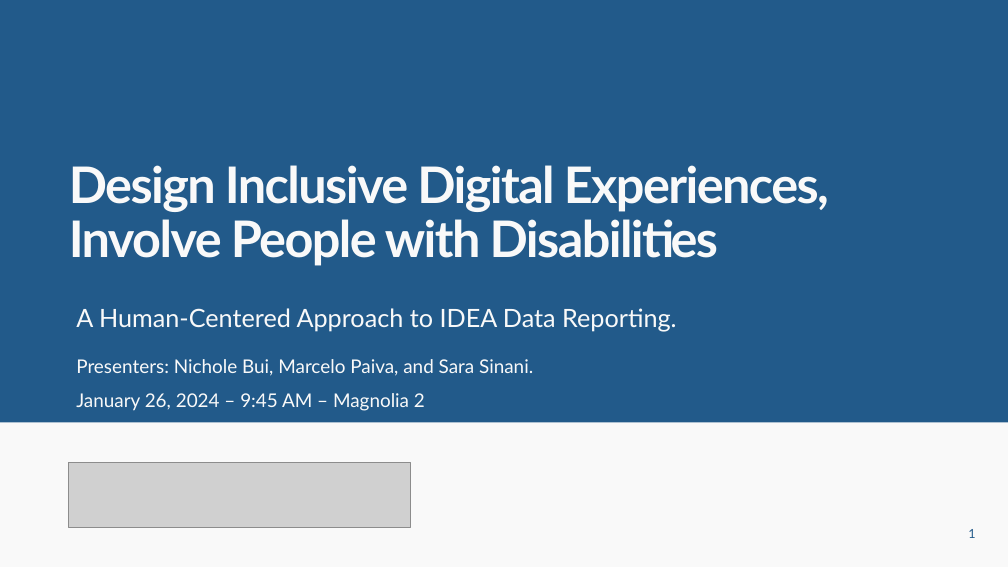
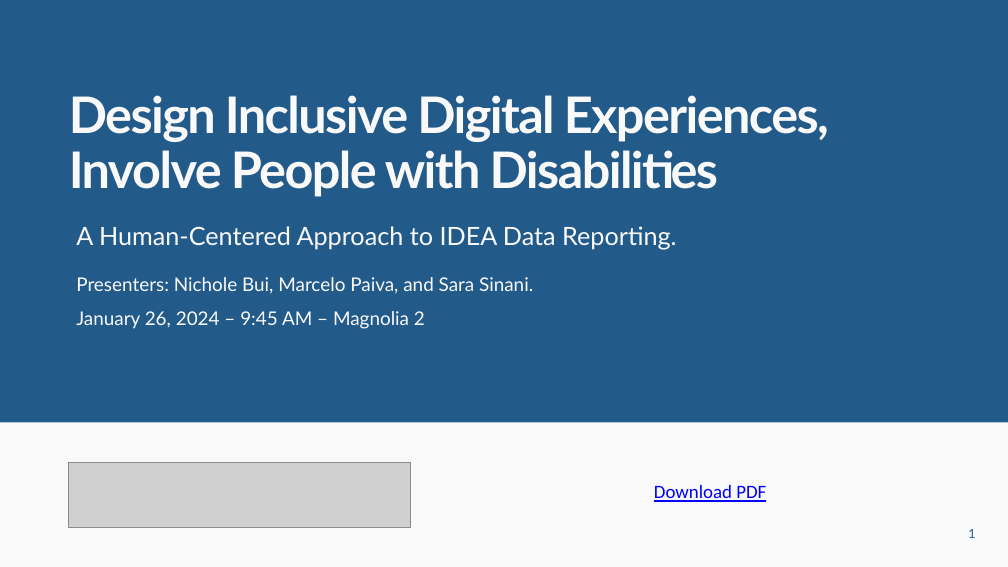
Before and after one commit to WeissCenter/public, a slide deck: slide 1 of conferences/2024-ATIA/[Handout-ATIA] - Design Inclusive Digital Experiences, Involve People with Disabilities.pptx. Drawn at 1008x567 pixels with LibreOffice and Linux fonts; fonts in the diff are those of the drawing; grey boxes stand for pictures; background and template pictures are left out. Boxes give left, top, right and bottom in pixels: in the first picture for what was removed or moved away, otherwise in the second. Text is boxed around its words. In the diff, an @@ line names an element or a change of style, - is before the commit and + after.

Commit message:
testing link

```diff
--- a/conferences/2024-ATIA/[Handout-ATIA] - Design Inclusive Digital Experiences, Involve People with Disabilities.pptx
+++ b/conferences/2024-ATIA/[Handout-ATIA] - Design Inclusive Digital Experiences, Involve People with Disabilities.pptx
@@ title "Design Inclusive Digital Experiences, Involve ...": place and size @@
-title "Design Inclusive Digital Experiences, Involve ..." at box(69, 165, 829, 266)
+title "Design Inclusive Digital Experiences, Involve ..." at box(69, 95, 829, 196)
@@ text "A Human-Centered Approach to IDEA ...": place and size @@
-text "A Human-Centered Approach to IDEA ..." at box(76, 308, 677, 411)
+text "A Human-Centered Approach to IDEA ..." at box(76, 226, 677, 329)
@@ text added at box(654, 485, 766, 502), 18 pt, text #0000FF, underline @@
+Download PDF
```
